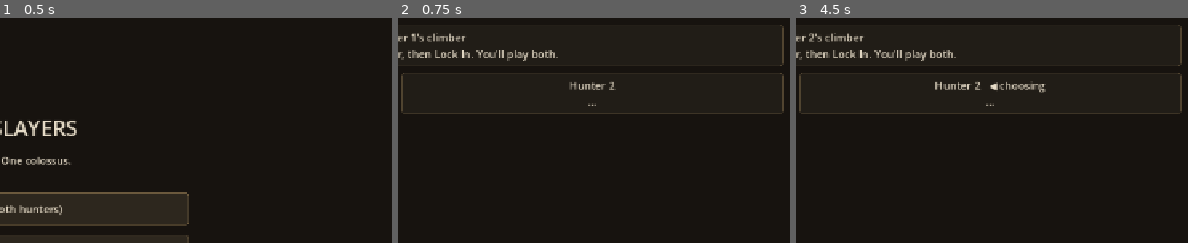
Above: before the commit, frames 1-3 (left to right).
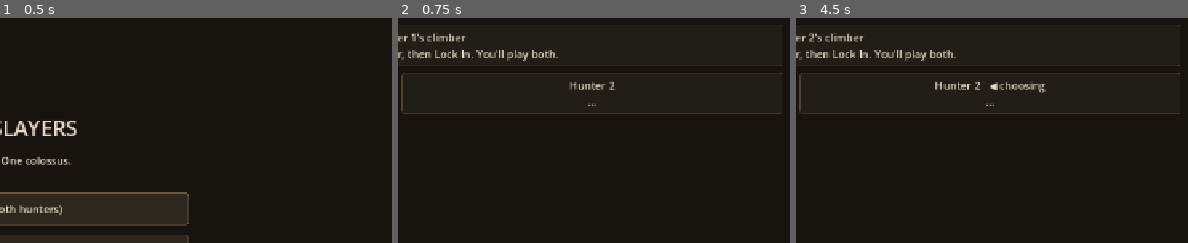
Above: after the commit, the same moments.

Repository: nbensen6/CardGame
Game: Godot game, scene res://views/menu.tscn
Same seed, same stepped clock (60 frames per second), same inputs: the game is played once before the commit and once after it.
Inputs (mouse positions are % of the whole screen's width and height, from its top left):
- Up to frame 1 (0.5 s): no input
- Up to frame 2 (0.75 s): click "Solo (play both hunters)" at 0.5 s
- Up to frame 3 (4.5 s): click (30, 75) at 1.27 s; click (43, 75) at 2.02 s; click (57, 75) at 2.77 s; click (70, 75) at 3.52 s; click "Lock In Character" at 4.25 s
The pictures show only the part of the screen within x 50-100%, y 1-51%; the shares and areas given below are measured in that part.

Frame 1 is identical in both runs. In frame 2, 0.2% of the frame differs, in the area x 97-99%, y 3-43%; in frame 3, 0.2%.

Commit message:
Fix: End Turn button pushed off-screen (couldn't end turn)
The boss art (added recently) pushed the total combat layout taller
than the window, so the Controls row (End Turn / Switch Hunter / Lock)
fell below the bottom edge with no way to scroll to it.

Wrap the board (boss panel, players, art, log) in a ScrollContainer
that expands; keep the hand + controls pinned outside it so End Turn
is always visible at any window size. Trim boss art 150->130px.

Co-Authored-By: Claude Opus 4.8 <noreply@anthropic.com>

Diff:
--- a/game/views/combat_view.tscn
+++ b/game/views/combat_view.tscn
@@ -36,53 +36,62 @@
 layout_mode = 2
 theme_override_constants/separation = 10
 
-[node name="BossPanel" type="PanelContainer" parent="Margin/Root"]
+[node name="Board" type="ScrollContainer" parent="Margin/Root"]
+layout_mode = 2
+size_flags_vertical = 3
+horizontal_scroll_mode = 0
+
+[node name="BoardBox" type="VBoxContainer" parent="Margin/Root/Board"]
+layout_mode = 2
+size_flags_horizontal = 3
+theme_override_constants/separation = 10
+
+[node name="BossPanel" type="PanelContainer" parent="Margin/Root/Board/BoardBox"]
 unique_name_in_owner = true
 layout_mode = 2
 
-[node name="BossBox" type="VBoxContainer" parent="Margin/Root/BossPanel"]
+[node name="BossBox" type="VBoxContainer" parent="Margin/Root/Board/BoardBox/BossPanel"]
 layout_mode = 2
 theme_override_constants/separation = 3
 
-[node name="BossName" type="Label" parent="Margin/Root/BossPanel/BossBox"]
+[node name="BossName" type="Label" parent="Margin/Root/Board/BoardBox/BossPanel/BossBox"]
 unique_name_in_owner = true
 layout_mode = 2
 text = "Boss"
 horizontal_alignment = 1
 
-[node name="BossHP" type="Label" parent="Margin/Root/BossPanel/BossBox"]
+[node name="BossHP" type="Label" parent="Margin/Root/Board/BoardBox/BossPanel/BossBox"]
 unique_name_in_owner = true
 layout_mode = 2
 text = "HP"
 horizontal_alignment = 1
 
-[node name="BossHPBar" type="ProgressBar" parent="Margin/Root/BossPanel/BossBox"]
+[node name="BossHPBar" type="ProgressBar" parent="Margin/Root/Board/BoardBox/BossPanel/BossBox"]
 unique_name_in_owner = true
 layout_mode = 2
 show_percentage = false
 
-[node name="Intent" type="Label" parent="Margin/Root/BossPanel/BossBox"]
+[node name="Intent" type="Label" parent="Margin/Root/Board/BoardBox/BossPanel/BossBox"]
 unique_name_in_owner = true
 layout_mode = 2
 text = "Intent:"
 horizontal_alignment = 1
 
-[node name="Players" type="HBoxContainer" parent="Margin/Root"]
+[node name="Players" type="HBoxContainer" parent="Margin/Root/Board/BoardBox"]
 unique_name_in_owner = true
 layout_mode = 2
 theme_override_constants/separation = 12
 
-[node name="BossArt" type="TextureRect" parent="Margin/Root"]
+[node name="BossArt" type="TextureRect" parent="Margin/Root/Board/BoardBox"]
 unique_name_in_owner = true
-custom_minimum_size = Vector2(0, 150)
+custom_minimum_size = Vector2(0, 130)
 layout_mode = 2
 expand_mode = 1
 stretch_mode = 5
 
-[node name="Log" type="Label" parent="Margin/Root"]
+[node name="Log" type="Label" parent="Margin/Root/Board/BoardBox"]
 unique_name_in_owner = true
 layout_mode = 2
-size_flags_vertical = 3
 text = ""
 vertical_alignment = 0
 autowrap_mode = 3
Not shown, added: game/tools/gen_sfx.gd.uid
